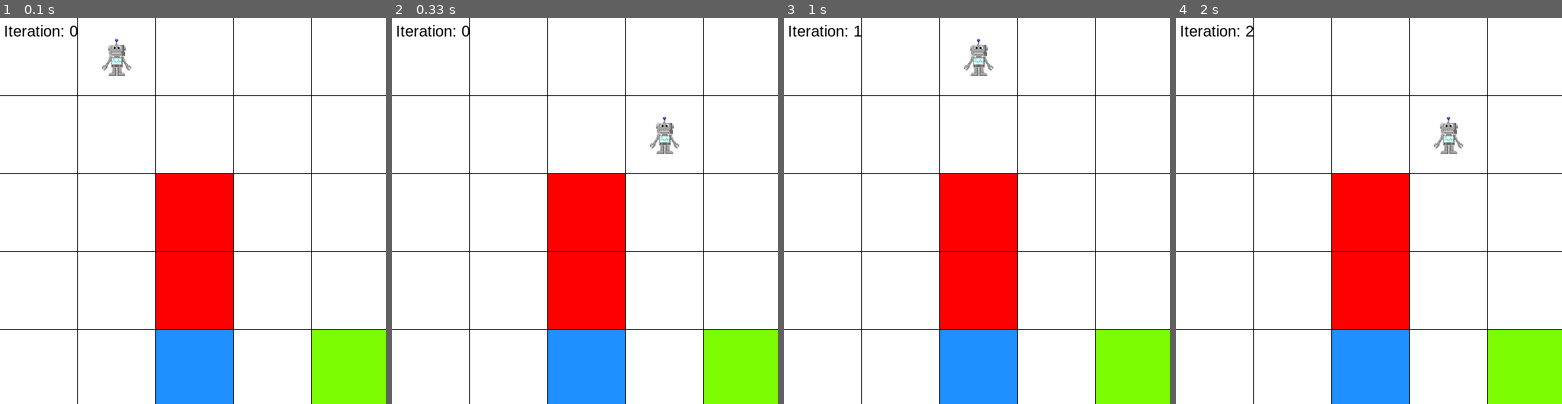
Above: before the commit, frames 1-4 (left to right).
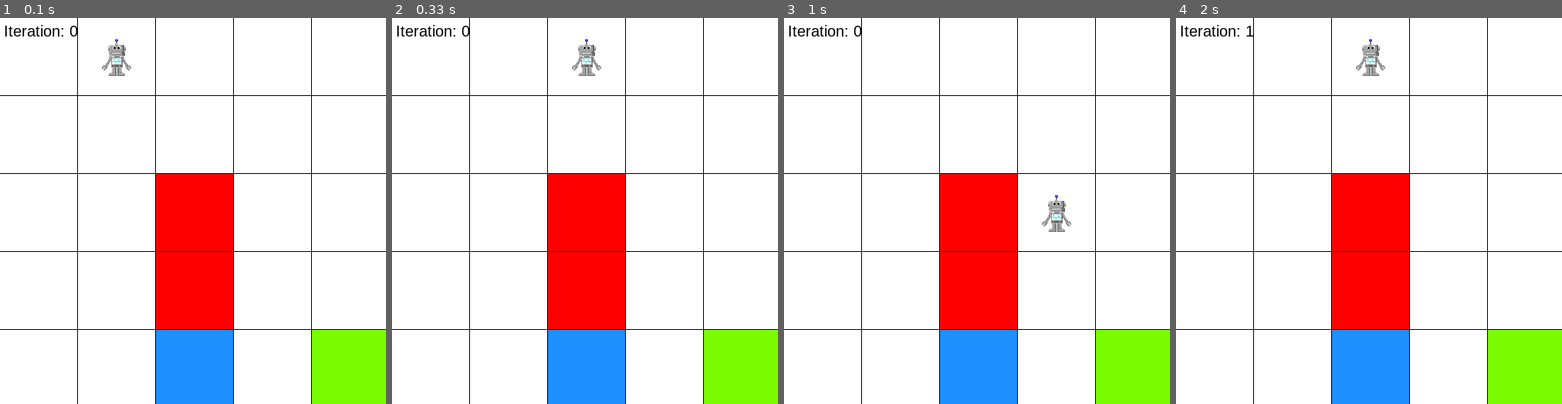
Above: after the commit, the same moments.

Repository: abecoup/gridworld-value-iteration
Game: pygame game, started from pygame-value-iteration.py
The game is run twice, just before and just after one commit, with the same random seed, the same clock (stepped at 60 frames per second) and the same inputs.
Inputs:
- Up to frame 1 (0.1 s): no input
- Up to frame 2 (0.33 s): no input
- Up to frame 3 (1 s): no input
- Up to frame 4 (2 s): no input

Frame 1 is identical in both runs. In frame 2, 0.7% of the frame differs, in the area x 46-75%, y 5-36%; in frame 3, 0.7%, in the area x 18-75%, y 2-56%; in frame 4, 0.7%.

Commit message:
added comments to valueIteration()

Diff:
--- a/pygame-value-iteration.py
+++ b/pygame-value-iteration.py
@@ -281,17 +281,15 @@
             drawGoal(GOAL_STATE)
             displayIteration(episode, font)
 
-
             # choose optimal action from policy
             action = policy[currState]
 
             # get next state and the reward for the action
             nextState, reward = takeAction(currState, action)
 
-            # draw agent at next state, update display
             drawAgent(nextState)
             pygame.display.update()
-            pygame.time.wait(100)
+            pygame.time.wait(200)
 
             # calculate discounted return
             discountedReturn += reward * (DISCOUNT_FACTOR ** timestep)
--- a/value-iteration.py
+++ b/value-iteration.py
@@ -79,7 +79,7 @@
         nextState = (state[0], state[1]-1)
     elif action == "R":
         nextState = (state[0], state[1]+1)
-    elif action == "N": # stay still
+    elif action == "stay": # stay still
         nextState = (state)
 
     if not inBounds(nextState) or nextState in OBSTACLES:
@@ -114,7 +114,7 @@
     newStateIntended, reward = takeAction(state, action)
     newStateVeerLeft, reward = takeAction(state, goLeft(action))
     newStateVeerRight, reward = takeAction(state, goRight(action))
-    stayState, reward = takeAction(state, "N")
+    stayState, reward = takeAction(state, "stay")
 
     v = reward
     v += 0.8 * (DISCOUNT_FACTOR * V[newStateIntended]) # take intended action
@@ -127,29 +127,42 @@
 
 def valueIteration():
     V = rewardFunction() # initialize V to reward function
-    policy = {}
+    policy = {} # initialize empty policy
 
     iteration = 0
     converged = False
 
+    # Keep iterating until the value function converges
     while not converged:
         delta = 0
         newV = rewardFunction()
 
         for state in STATES:
             if state not in TERMINAL_STATES + OBSTACLES:
+
+                # computing v for each action
                 actionValues = [calculateValue(V, state, action) for action in ACTIONS]
+
+                # update value function with max v
                 newV[state] = round(max(actionValues), 4)
+
+                # use index of max v to get corresponding action
                 bestAction = ACTIONS[np.argmax(actionValues)]
+
+                # update policy with best action
                 policy[state] = bestAction
+
+                # update difference between old V and new V for convergence check
                 delta = max(delta, abs(newV[state] - V[state]))
 
+        # update value function
         V = newV
 
         print(f"VI iteration {iteration}:")
         visualizeV(V)
         print()
 
+        # check for convergence
         if delta < THRESHOLD:
             converged = True
             print(f"Converged after {iteration} iterations.")
@@ -176,7 +189,7 @@
 def visualizePolicy(policy):
     bestActions = list(policy.values())
 
-    # insert - for obstacles/terminal states
+    # inserts for obstacles/terminal states
     bestActions.insert(12, "O")
     bestActions.insert(17, "O")
     bestActions.insert(22, "W")
